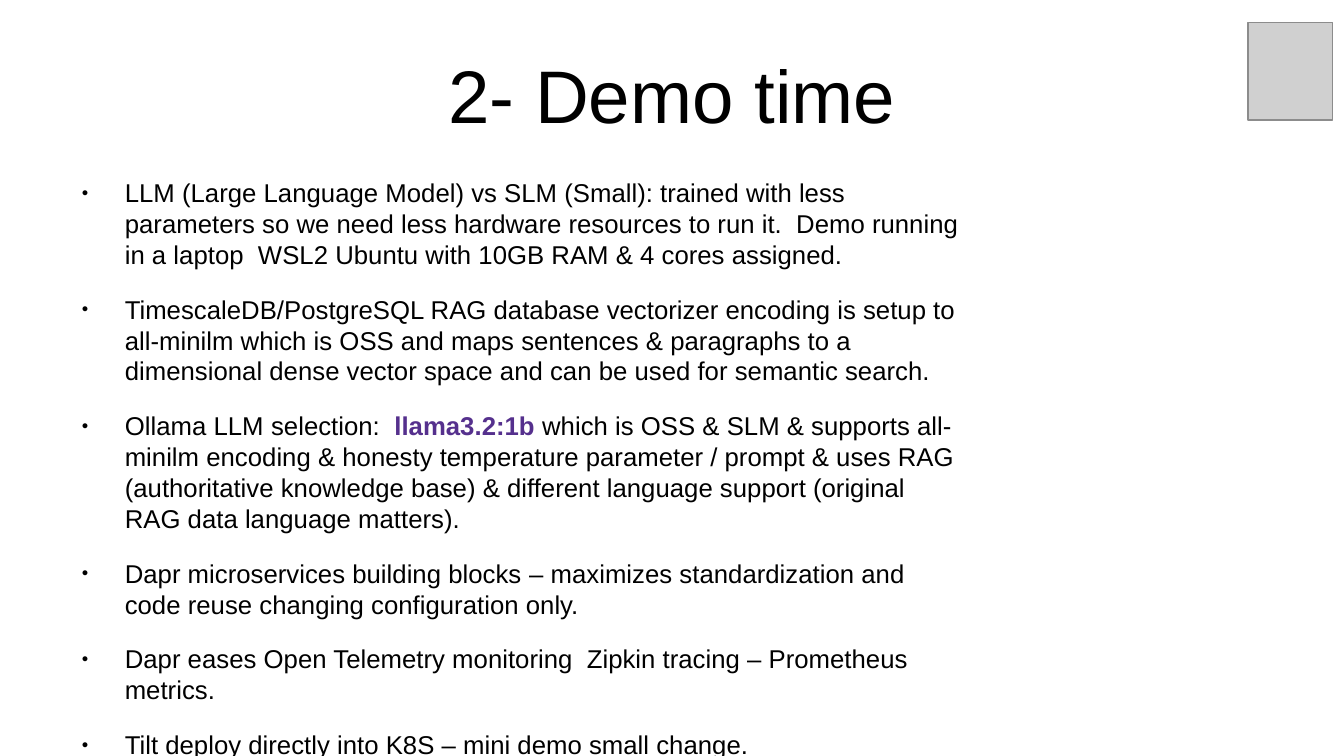
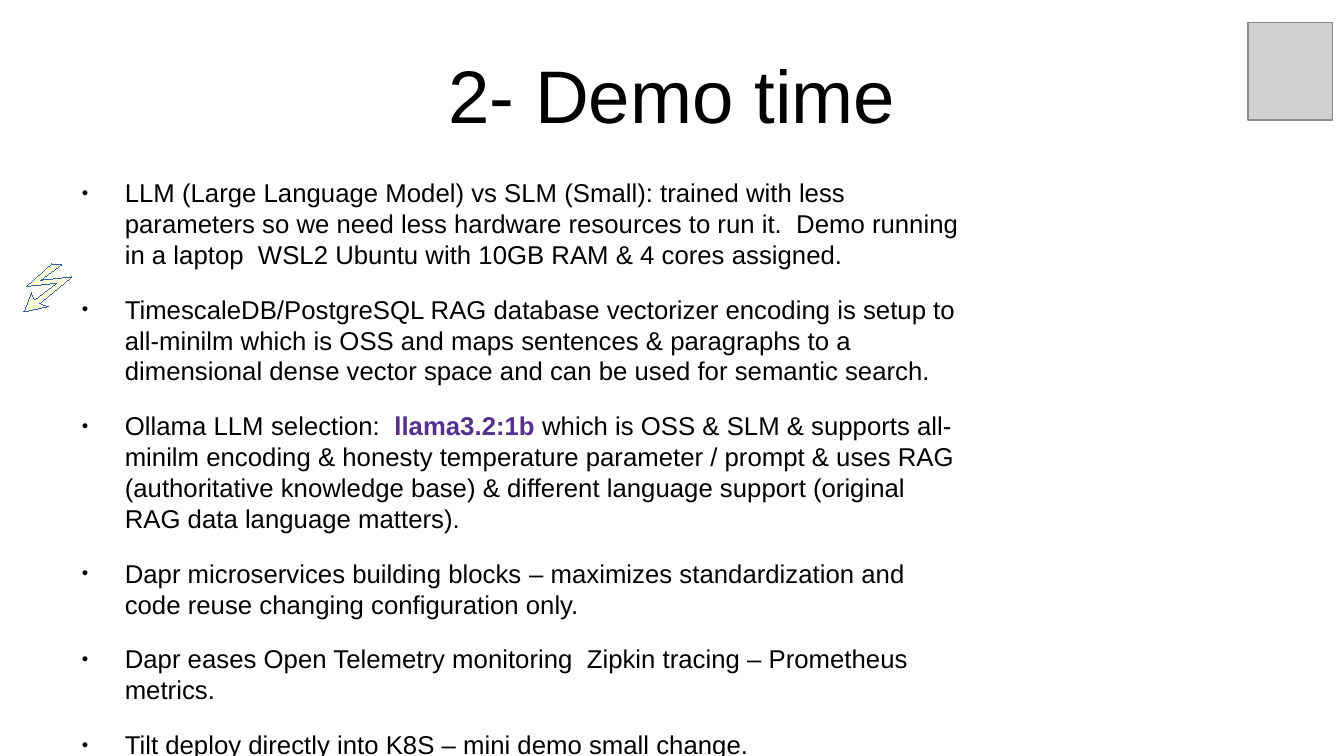
Before and after one commit to inigokintana/homelab-2-prod-ai-golden-path, a slide deck: slide 5 of docs/Presentation-homelab-2-prod-ai-golden-path.odp. Drawn at 1344x756 pixels with LibreOffice and Linux fonts; fonts in the diff are those of the drawing; grey boxes stand for pictures. Boxes give left, top, right and bottom in pixels: in the first picture for what was removed or moved away, otherwise in the second. Text is boxed around its words. In the diff, an @@ line names an element or a change of style, - is before the commit and + after.

```diff
--- a/docs/Presentation-homelab-2-prod-ai-golden-path.odp
+++ b/docs/Presentation-homelab-2-prod-ai-golden-path.odp
@@ freeform shape added at bbox=[24, 265, 72, 312], fill #FFFFD7, outline #3465A4 0 pt @@
```
Also in this commit, not shown: 6 other files.
